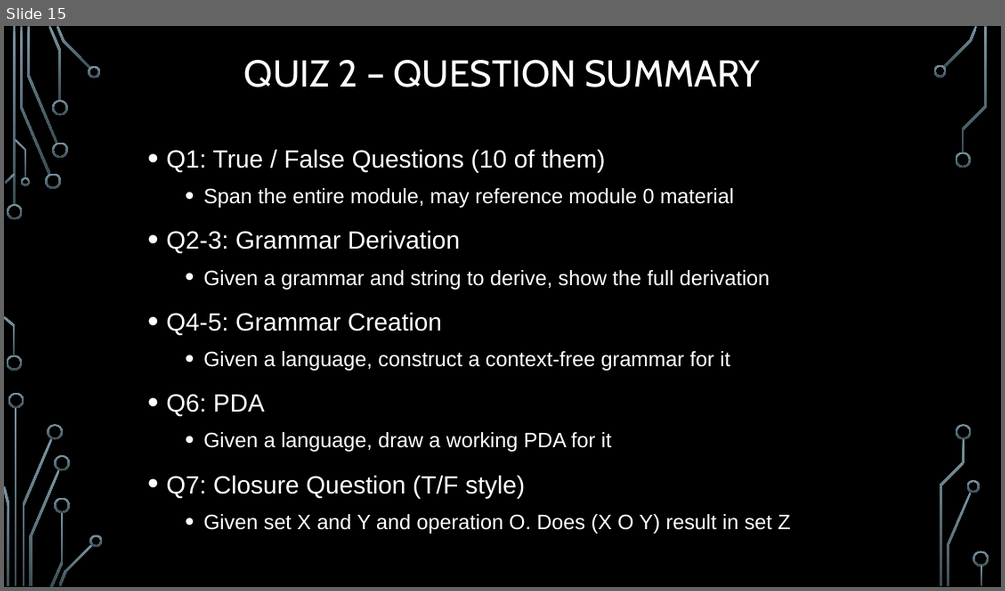
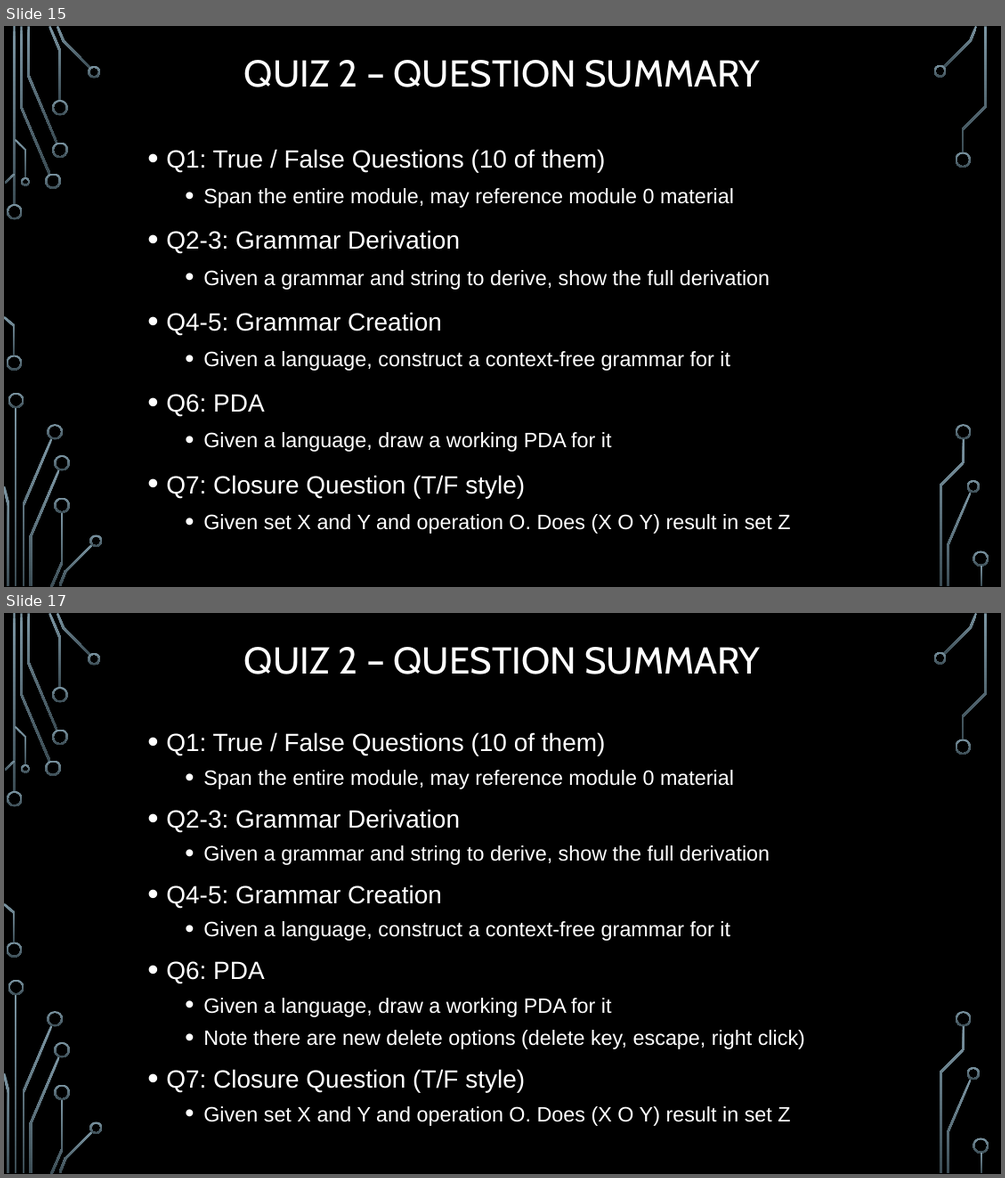
Before and after one commit to markfloryan/dmt2, a slide deck: slides/00-DailyAnnouncements.pptx. Shown one above the other, each under a label of ours: slide 15 before the commit, slides 15 and 17 after it; the slides between them are not shown. The pictures are 1005x591 and 1005x1178 pixels, drawn with LibreOffice and Linux fonts; fonts in the diff are those of the drawing; background and template pictures are left out. Boxes give left, top, right and bottom in pixels: in the first picture for what was removed or moved away, otherwise in the second. Text is boxed around its words. In the diff, an @@ line names an element or a change of style, - is before the commit and + after.

```diff
--- a/slides/00-DailyAnnouncements.pptx
+++ b/slides/00-DailyAnnouncements.pptx
@@ slide 17 added at (x1=4, y1=613, x2=1001, y2=1174), background picture (left out); not listed: 36 template elements that a slide beside it also shows @@
@@ title added at (x1=244, y1=647, x2=760, y2=674), 36 pt, text #FFFFFF @@
+QUIZ 2 – QUESTION SUMMARY
@@ text added at (x1=166, y1=732, x2=805, y2=1126), 20 pt, text #FFFFFF @@
+• Q1: True / False Questions (10 of them)
+  • Span the entire module, may reference module 0 material
+• Q2-3: Grammar Derivation
+  • Given a grammar and string to derive, show the full derivation
+• Q4-5: Grammar Creation
+  • Given a language, construct a context-free grammar for it
+• Q6: PDA
+  • Given a language, draw a working PDA for it
+  • Note there are new delete options (delete key, escape, right click)
+• Q7: Closure Question (T/F style)
+  • Given set X and Y and operation O. Does (X O Y) result in set Z
```
Also in this commit, not shown: 1 slide changed, 1 other slide added, 2 other files.
